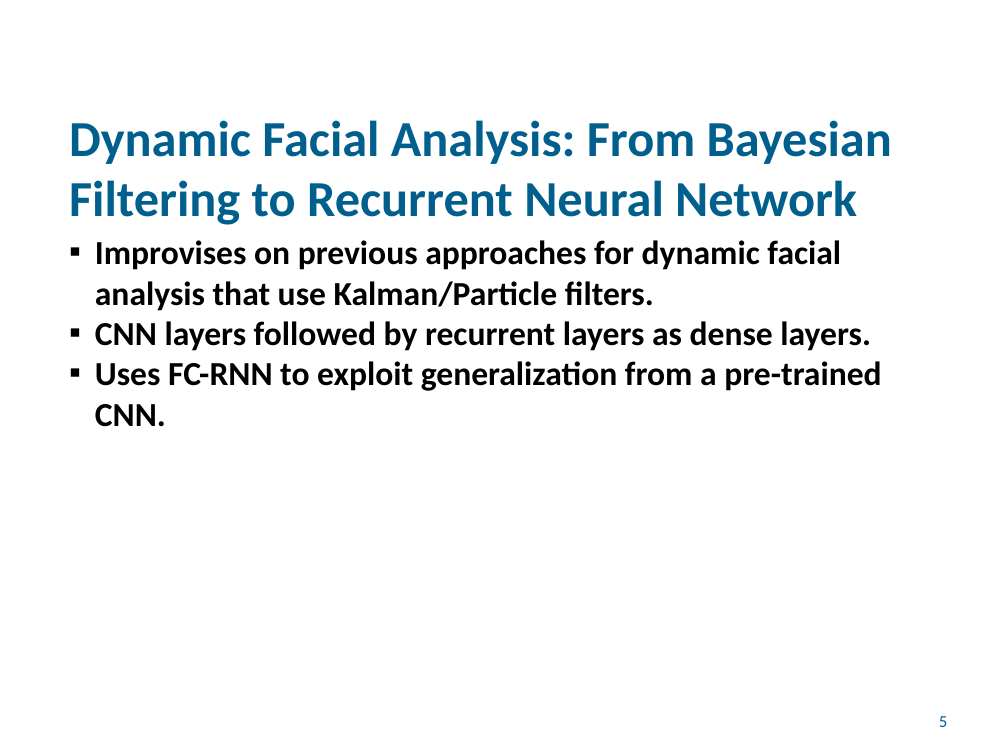
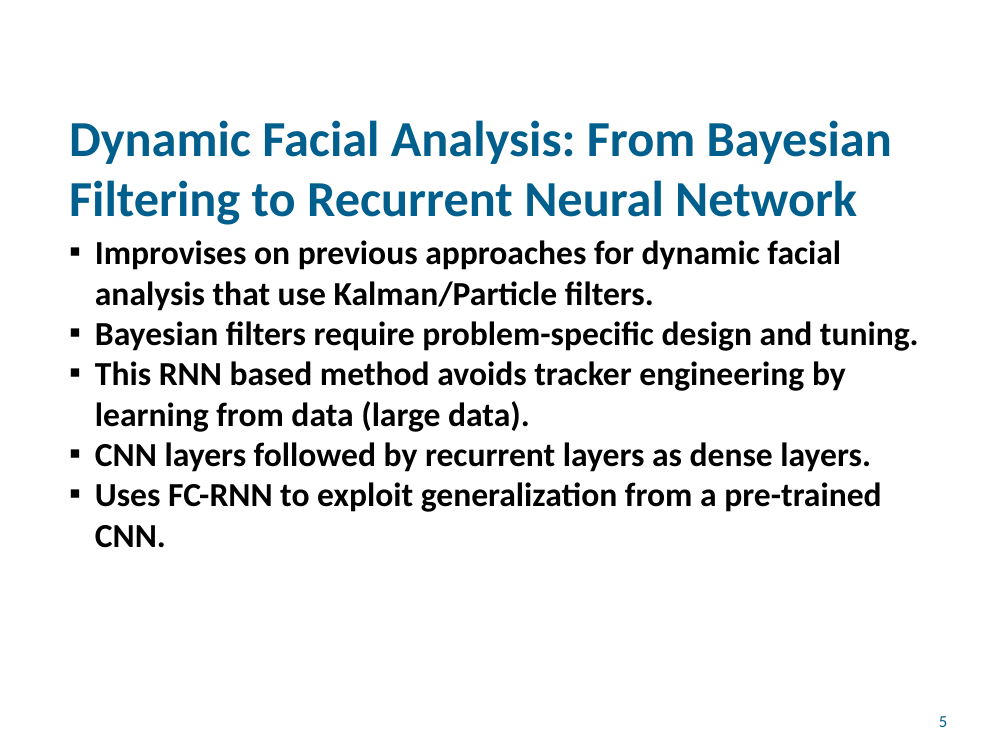
Before and after one commit to vinayb1012/2DIP_Seminar, a slide deck: slide 5 of Slides/my_slides.pptx. Drawn at 1008x756 pixels with LibreOffice and Linux fonts; fonts in the diff are those of the drawing; background and template pictures are left out. Boxes give left, top, right and bottom in pixels: in the first picture for what was removed or moved away, otherwise in the second. Text is boxed around its words. In the diff, an @@ line names an element or a change of style, - is before the commit and + after.

```diff
--- a/Slides/my_slides.pptx
+++ b/Slides/my_slides.pptx
@@ text at [95, 321, 919, 432]: paragraphs added @@
+▪ Bayesian filters require problem-specific design and tuning.
+▪ This RNN based method avoids tracker engineering by learning from data (large data).
```
Also in this commit, not shown: 4 other slides changed, 2 other files.
